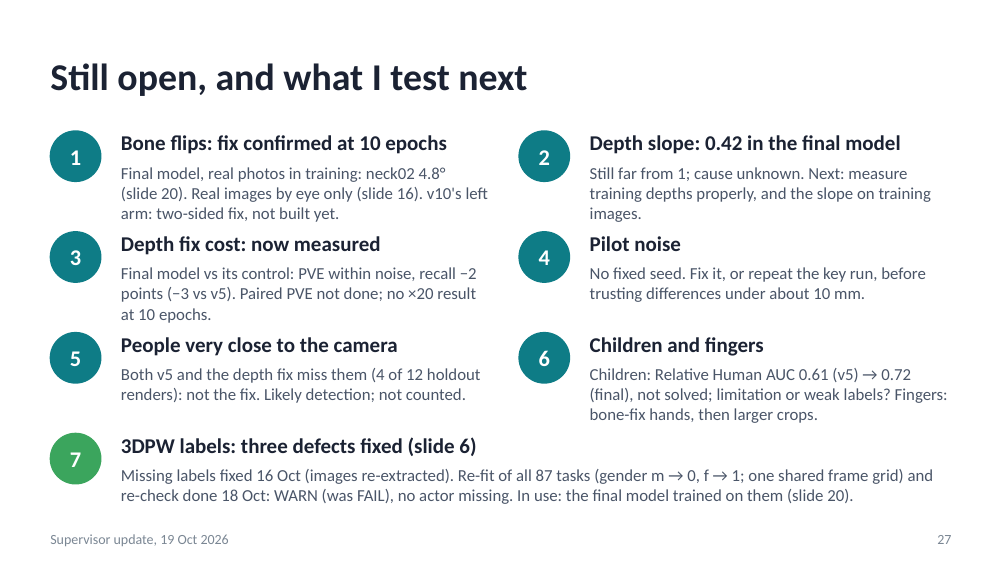
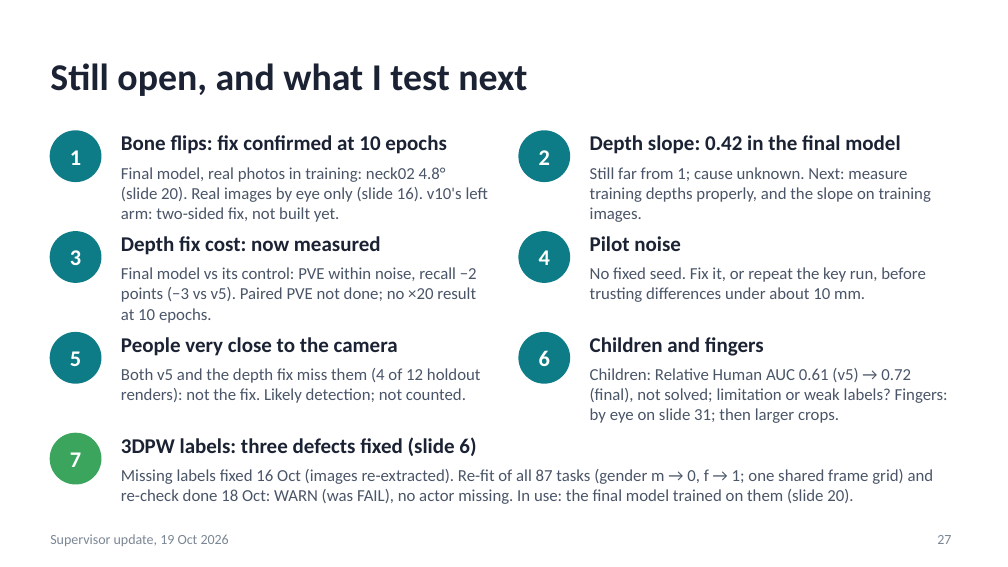
Before and after one commit to saadnajib/Multi-Person-Whole-Body-Human-Mesh-Recovery-in-a-Single-Shot-with-Annyone-dataset-and-3dpw-dataset, a slide deck: slide 27 of docs/supervisor_update_2026-10-19.pptx. Drawn at 1008x567 pixels with LibreOffice and Linux fonts; fonts in the diff are those of the drawing. Boxes give left, top, right and bottom in pixels: in the first picture for what was removed or moved away, otherwise in the second. Text is boxed around its words. In the diff, an @@ line names an element or a change of style, - is before the commit and + after.

```diff
--- a/docs/supervisor_update_2026-10-19.pptx
+++ b/docs/supervisor_update_2026-10-19.pptx
@@ text at (x1=590, y1=368, x2=948, y2=423): text changed @@
-Children: Relative Human AUC 0.61 (v5) → 0.72 (final), not solved; limitation or weak labels? Fingers: bone-fix hands, then larger crops.
+Children: Relative Human AUC 0.61 (v5) → 0.72 (final), not solved; limitation or weak labels? Fingers: by eye on slide 31; then larger crops.
```
Also in this commit, not shown: 5 other slides changed, 1 slide added, 8 other files.
